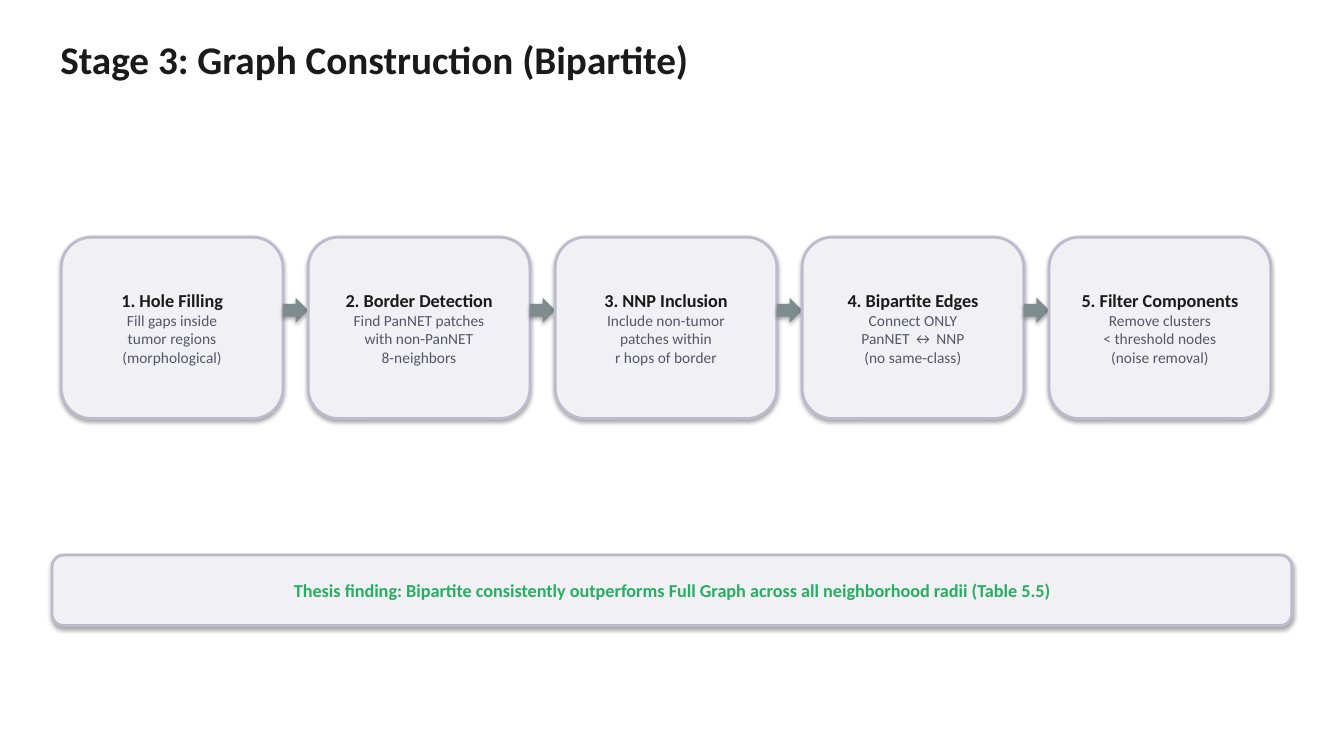
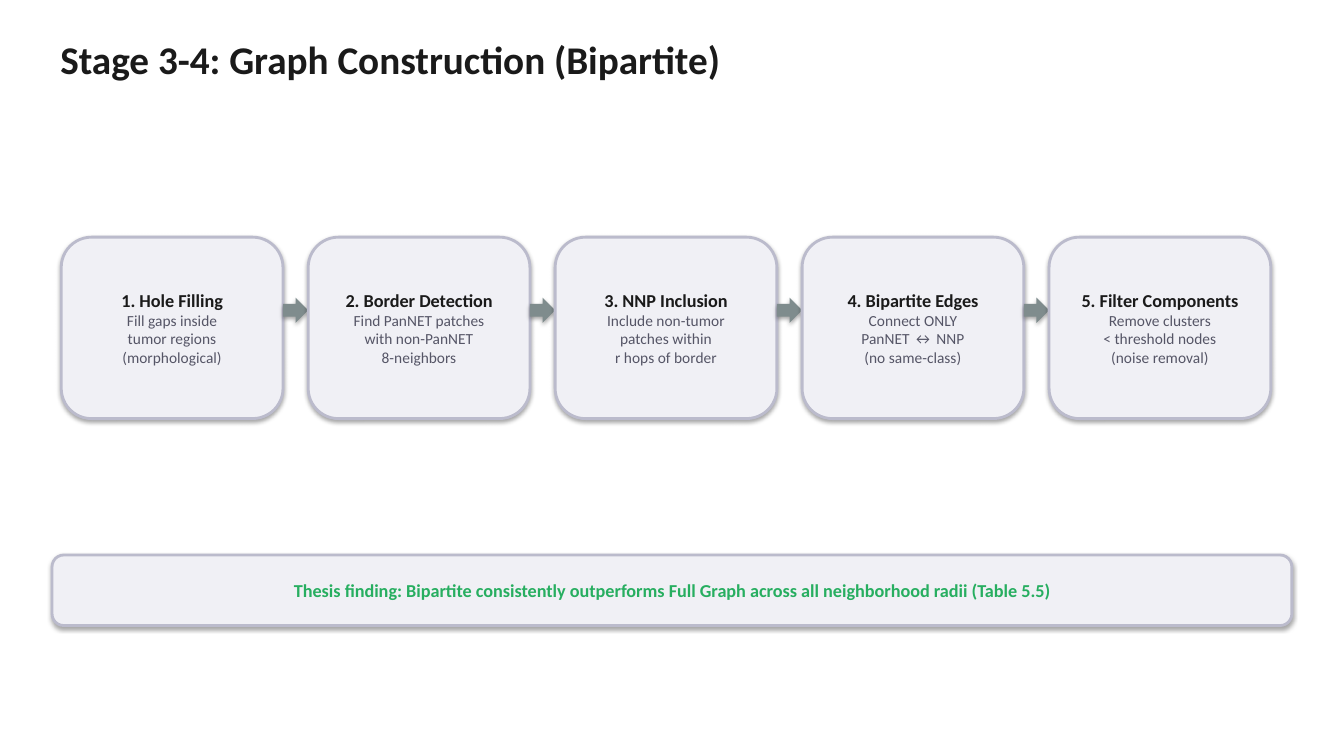
Before and after one commit to sinan-cakmak/pannet_pipeline, a slide deck: slide 7 of PanNET_Pipeline_Presentation.pptx. Drawn at 1344x756 pixels with LibreOffice and Linux fonts; fonts in the diff are those of the drawing. Boxes give left, top, right and bottom in pixels: in the first picture for what was removed or moved away, otherwise in the second. Text is boxed around its words. In the diff, an @@ line names an element or a change of style, - is before the commit and + after.

Commit message:
Add new documentation and presentation files for GIN model
- Introduced `GIN_EXPLAINED.md`, a comprehensive guide detailing the GIN model's functionality and its application in predicting infiltration patterns from bipartite graphs.
- Added `Cell_Gate_Mechanism.pptx`, a PowerPoint presentation outlining the Cell-Conditioned Gate mechanism, enhancing understanding of the model's biological relevance.
- Updated `PanNET_Pipeline_Presentation.pptx` with the latest findings and visual enhancements to improve clarity and engagement.

```diff
--- a/PanNET_Pipeline_Presentation.pptx
+++ b/PanNET_Pipeline_Presentation.pptx
@@ text at bbox=[60, 45, 720, 81]: text changed @@
-Stage 3: Graph Construction (Bipartite)
+Stage 3-4: Graph Construction (Bipartite)
```
Also in this commit, not shown: 5 other slides changed, 3 slides added, 3 slides removed, 2 other files.
